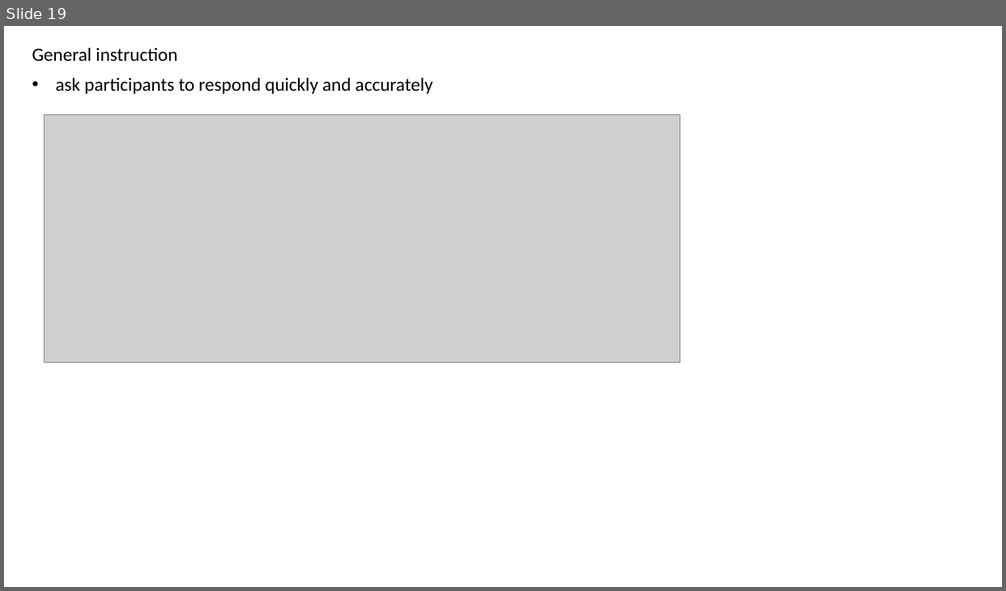
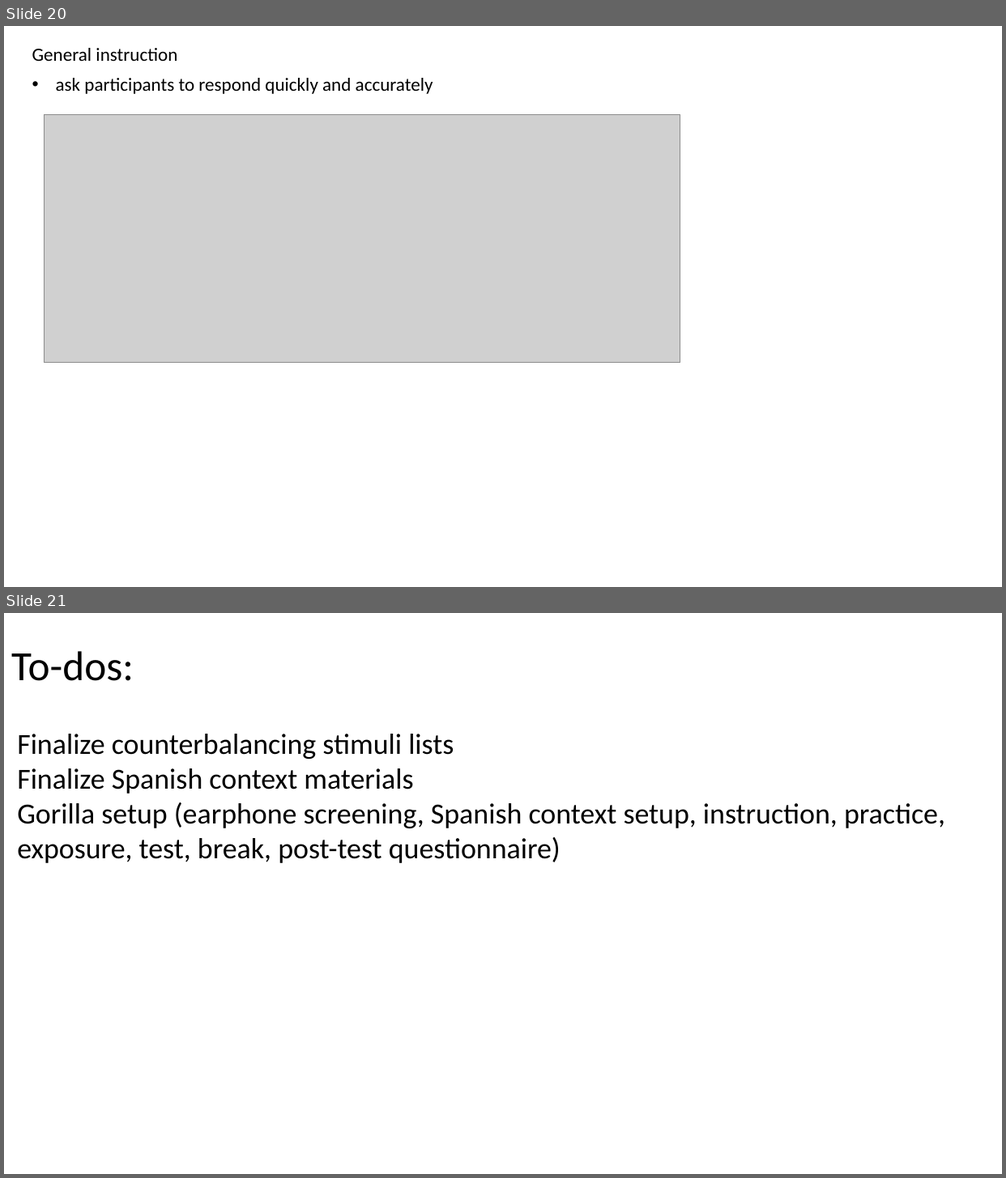
Before and after one commit to NanWang0221/Spanish-DL, a slide deck: progress-updates/20260609 updates.pptx. Shown one above the other, each under a label of ours: slide 19 before the commit, slides 20 and 21 after it. The pictures are 1006x591 and 1006x1178 pixels, drawn with LibreOffice and Linux fonts; fonts in the diff are those of the drawing; grey boxes stand for pictures. Boxes give left, top, right and bottom in pixels: in the first picture for what was removed or moved away, otherwise in the second. Text is boxed around its words. In the diff, an @@ line names an element or a change of style, - is before the commit and + after.

```diff
--- a/progress-updates/20260609 updates.pptx
+++ b/progress-updates/20260609 updates.pptx
@@ slide 21 added at <box>4,613,1002,1174</box>, background #FFFFFF @@
@@ title added at <box>11,651,134,681</box>, 40 pt, text #000000 @@
+To-dos:
@@ text added at <box>17,734,945,863</box>, 28 pt, text #000000 @@
+Finalize counterbalancing stimuli lists
+Finalize Spanish context materials
+Gorilla setup (earphone screening, Spanish context setup, instruction, practice, exposure, test, break, post-test questionnaire)
@@ what was slide 19 is now slide 20 @@
```
Also in this commit, not shown: 1 slide changed, 1 other slide added.
